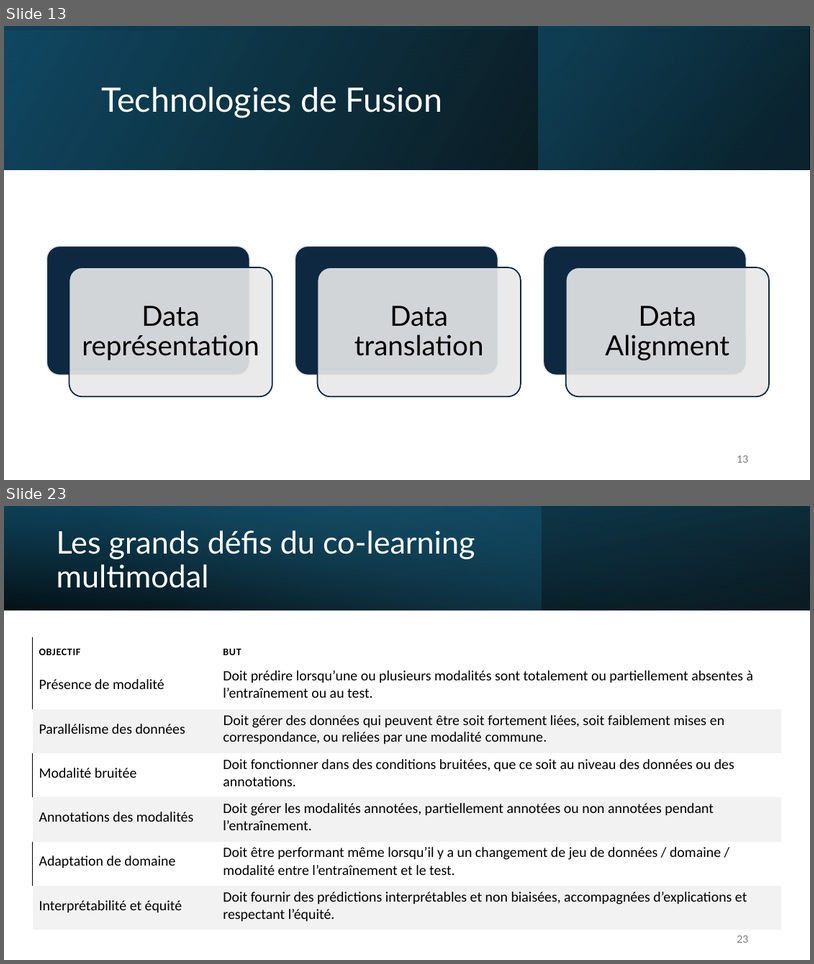
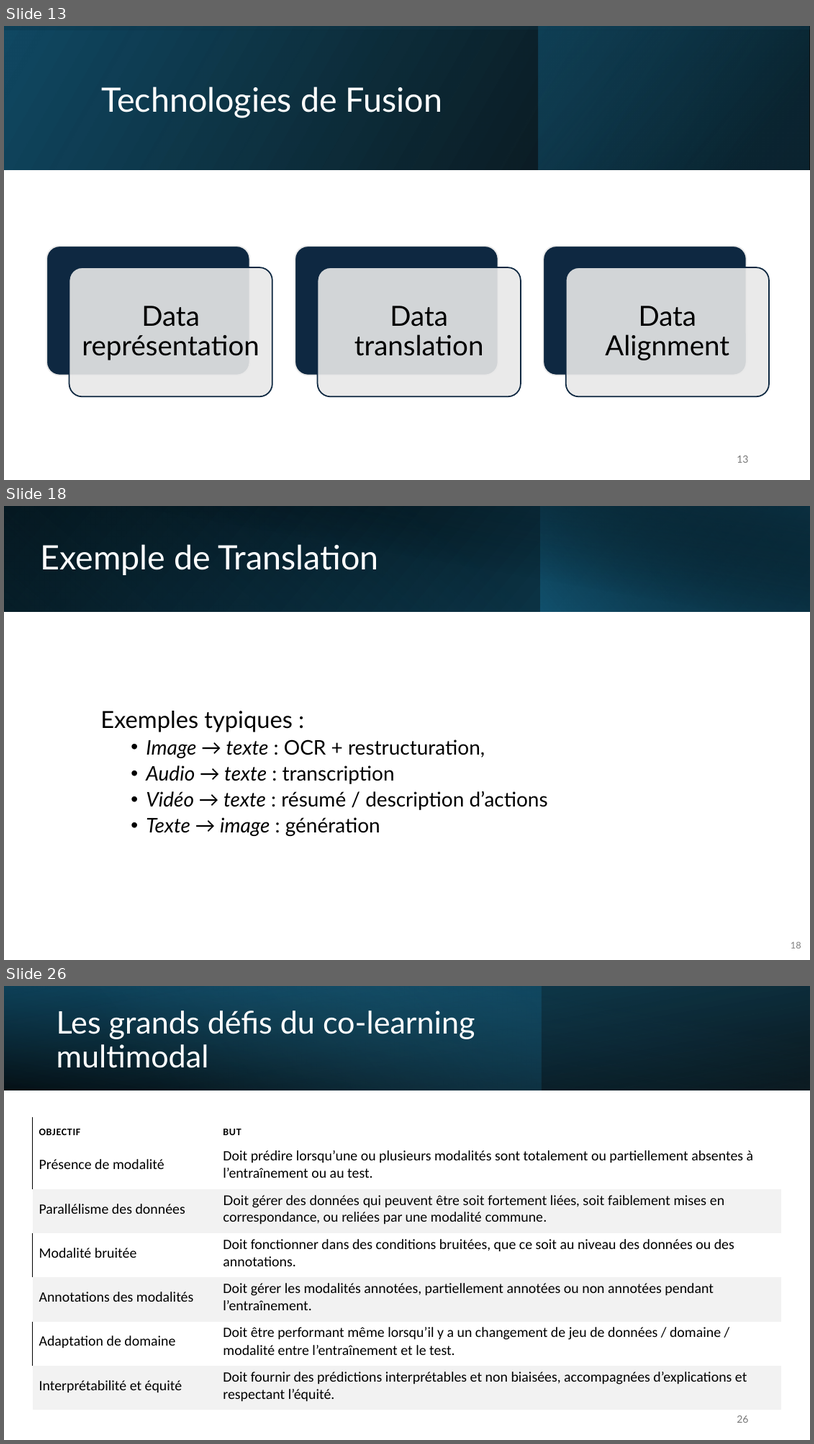
Before and after one commit to IzowRM/Stage-Cetic, a slide deck: Doc Slide/Presentation_du_27_01.pptx. Shown one above the other, each under a label of ours: slides 13 and 23 before the commit, slides 13, 18 and 26 after it; the slides between them are not shown. The pictures are 814x964 and 814x1444 pixels, drawn with LibreOffice and Linux fonts; fonts in the diff are those of the drawing. Boxes give left, top, right and bottom in pixels: in the first picture for what was removed or moved away, otherwise in the second. Text is boxed around its words. In the diff, an @@ line names an element or a change of style, - is before the commit and + after.

```diff
--- a/Doc Slide/Presentation_du_27_01.pptx
+++ b/Doc Slide/Presentation_du_27_01.pptx
@@ slide 18 added at <box>4,506,810,960</box>, background #FFFFFF @@
@@ rectangle added at <box>4,506,810,611</box>, fill gradient #000000 to #104862 @@
@@ rectangle added at <box>4,506,541,611</box>, fill gradient #156082 to #0B3041 @@
@@ rectangle added at <box>34,506,810,612</box>, fill gradient #000000 to #0B3041 @@
@@ rectangle added at <box>540,506,810,611</box>, fill gradient #156082 to #000000 @@
@@ title added at <box>41,544,379,575</box>, 40 pt, text #FFFFFF @@
+Exemple de Translation
@@ text added at <box>100,710,548,836</box>, 24 pt, text #000000 @@
+Exemples typiques :
+  • Image → texte : OCR + restructuration,
+  • Audio → texte : transcription
+  • Vidéo → texte : résumé / description d’actions
+  • Texte → image : génération
@@ page number added at <box>791,942,802,948</box>, 11 pt, text #808080 @@
+18
@@ what was slide 23 is now slide 26 @@
@@ page number at <box>737,1415,748,1422</box>: text changed @@
-23
+26
```
Also in this commit, not shown: 10 slides changed, 7 other slides added, 6 slides removed, 3 other files.
